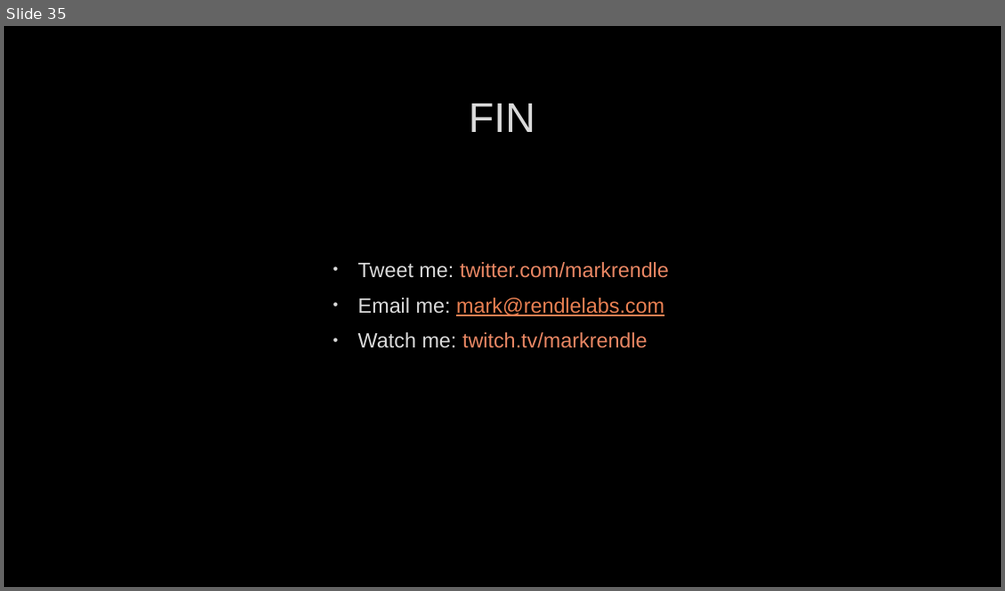
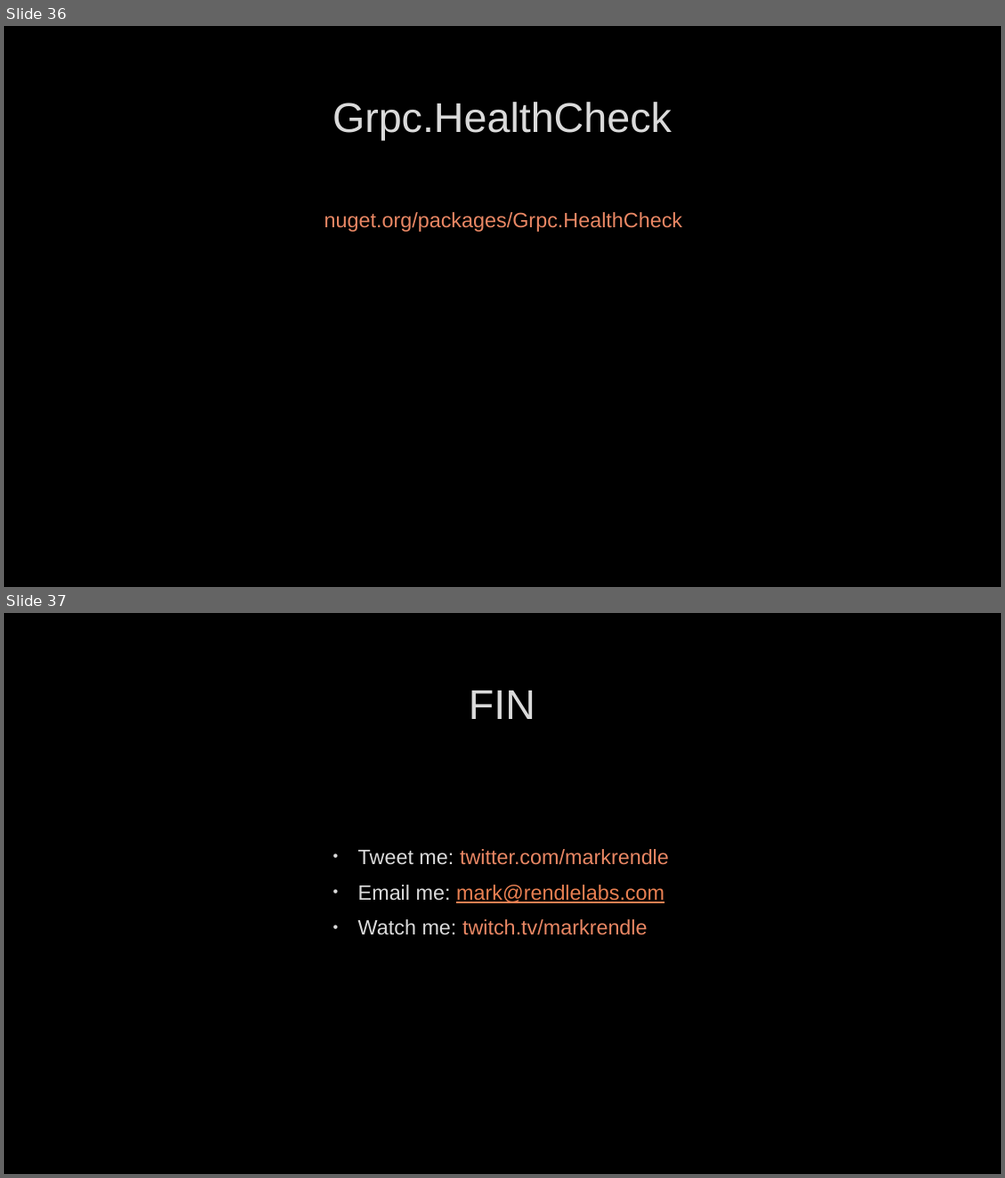
Before and after one commit to RendleLabs/ndc-manchester-2021, a slide deck: Workshop Day Two.pptx. Shown one above the other, each under a label of ours: slide 35 before the commit, slides 36 and 37 after it. The pictures are 1005x591 and 1005x1178 pixels, drawn with LibreOffice and Linux fonts; fonts in the diff are those of the drawing; background and template pictures are left out. Boxes give left, top, right and bottom in pixels: in the first picture for what was removed or moved away, otherwise in the second. Text is boxed around its words. In the diff, an @@ line names an element or a change of style, - is before the commit and + after.

```diff
--- a/Workshop Day Two.pptx
+++ b/Workshop Day Two.pptx
@@ slide 36 added at (4,26,1001,587), background picture (left out) @@
@@ title added at (332,102,672,140), 40 pt, text #DADADA @@
+Grpc.HealthCheck
@@ text added at (324,212,682,232), 20 pt, text #E98764 @@
+nuget.org/packages/Grpc.HealthCheck
@@ what was slide 35 is now slide 37 @@
```
Also in this commit, not shown: 1 slide changed, 1 other slide added, 1 other file.
